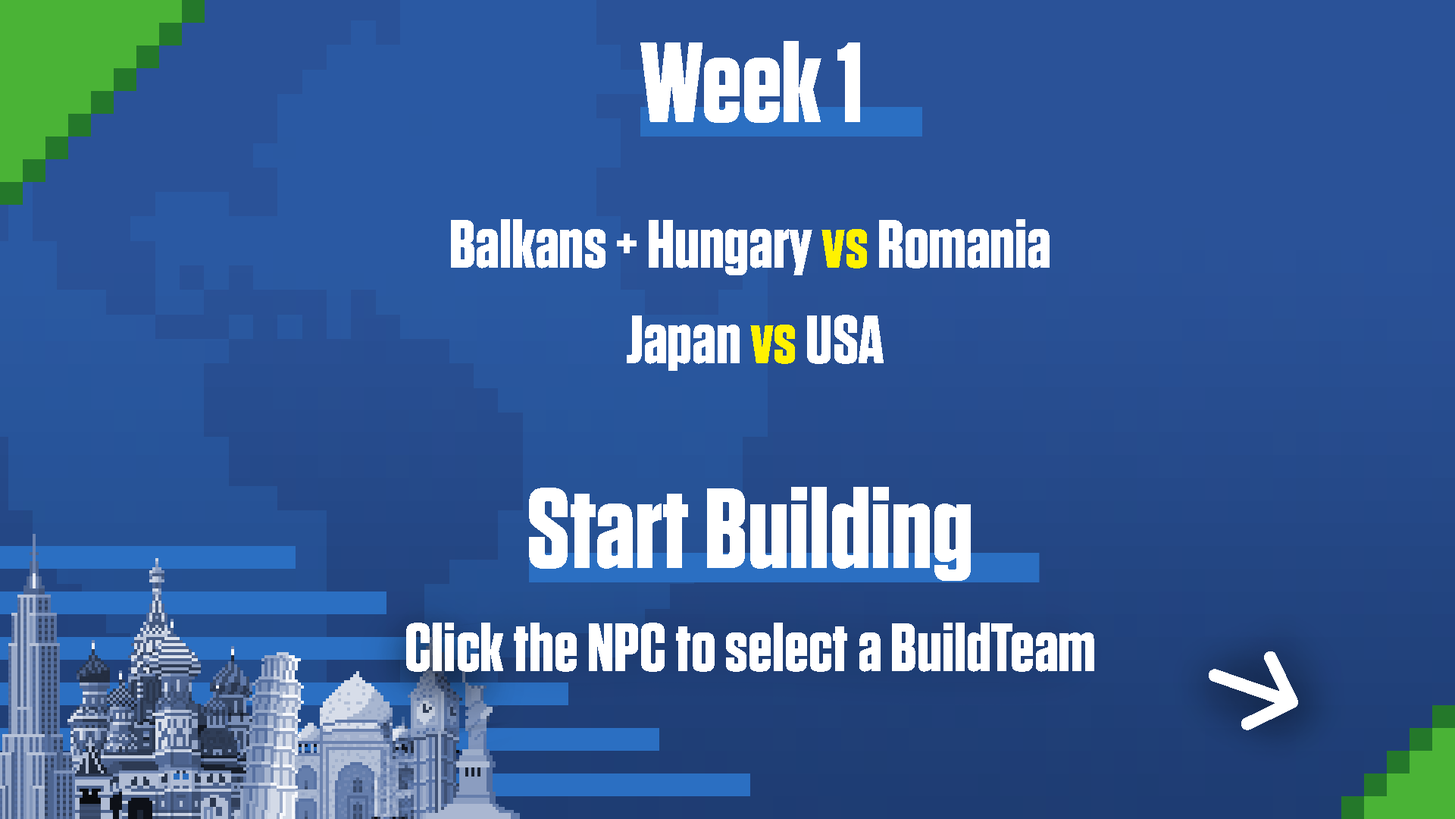
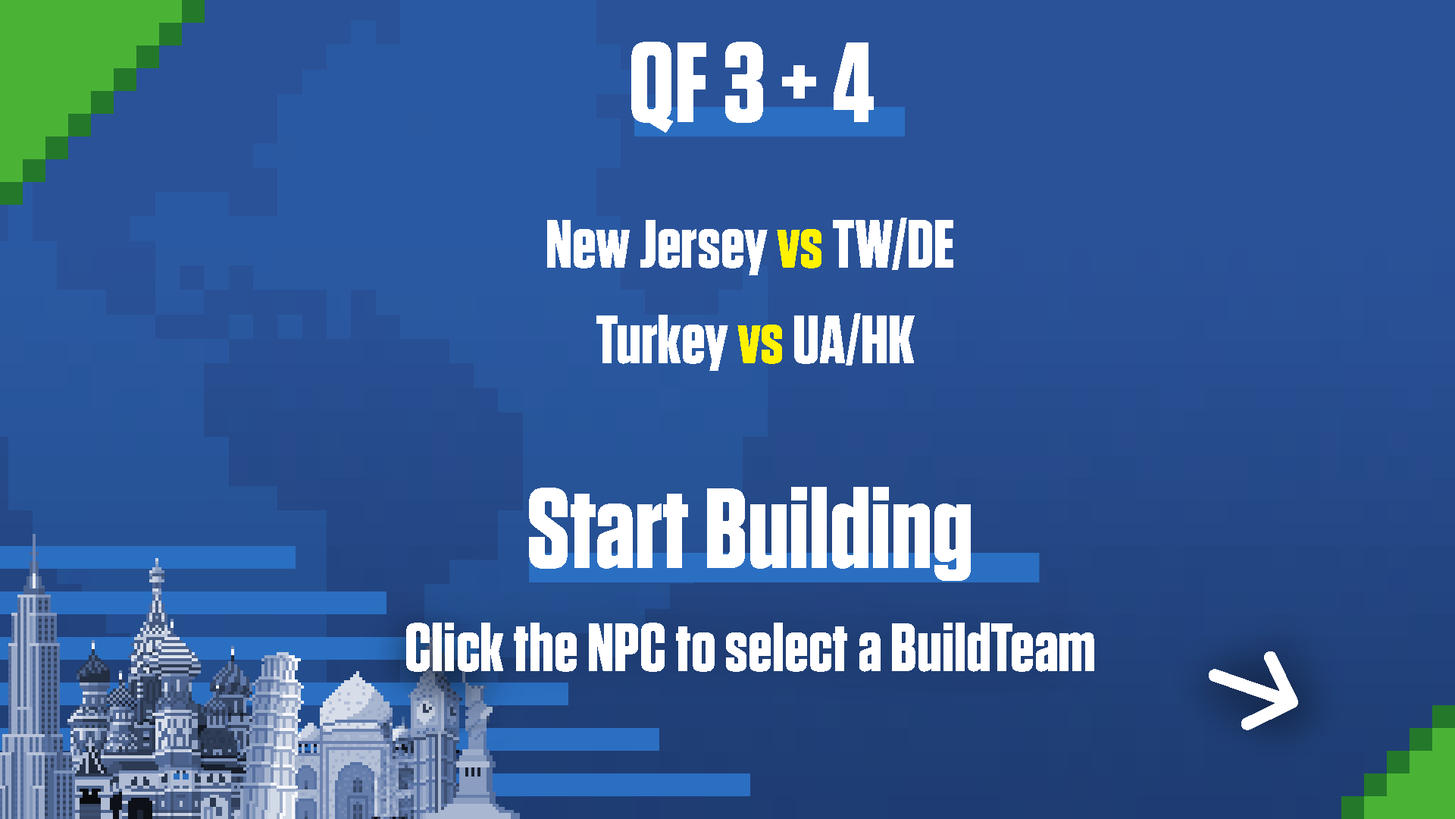
Two versions of the same layered image (w=1455, h=819). Layer-by-layer changes:
renamed "Japan vs USA" to "Turkey vs UA/HK", painted on it over bbox(596, 313, 915, 371)
renamed "Balkans + Hungary vs Romania" to "New Jersey vs TW/DE", painted on it over bbox(451, 217, 1050, 276)
renamed "Week 1" to "QF 3 + 4", painted on it over bbox(631, 40, 874, 133)
painted on "Week Underline" over bbox(634, 106, 923, 137)
